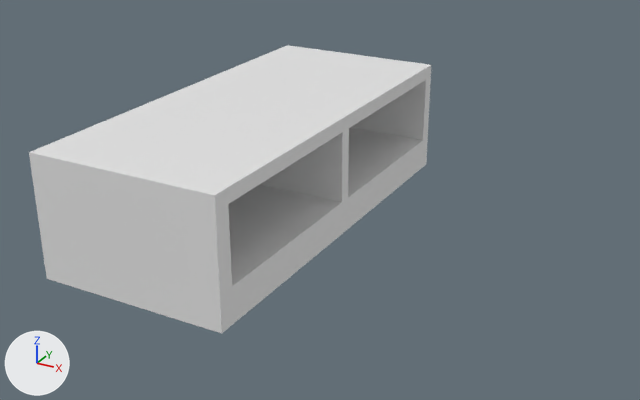
One commit to the Blender file .blender_models/drawers.blend: the scene before it, then after it.
The view is the same before and after, from a 50 mm camera at (5.39, -8.34, 4.09) aimed at (0.94, -0.26, 0.05). The lights are fixed; the arrows at lower left show +X, +Y and +Z. The first picture is the older version.

Before the edit, the objects in view are built like this:
```python
me_cube = bpy.data.meshes.new('Cube')
me_cube.from_pydata(...)  # 27 vertices, 17 faces; spans x -1.0..1.0, y -1.0..1.0, z -1.0..1.0
me_cube.materials.append(mat_material)  # white #e7e7e7
me_cube_003 = bpy.data.meshes.new('Cube.003')
me_cube_003.from_pydata(...)  # a box spanning x -1.0..1.0, y -1.0..1.0, z -1.0..1.0
me_cube_003.materials.append(mat_material_003)  # white #e7e7e7
me_cube_004 = bpy.data.meshes.new('Cube.004')
me_cube_004.from_pydata(...)  # a box spanning x -1.0..1.0, y -1.0..1.0, z -1.0..1.0
me_cube_004.materials.append(mat_material_004)  # white #e7e7e7
ob_cube = bpy.data.objects.new('Cube', me_cube)
ob_cube.location = (0.0, 0.0, 0.279)
ob_cube.scale = (1.12, 2.5, 0.71)
ob_cube_003 = bpy.data.objects.new('Cube.003', me_cube_003)
ob_cube_003.location = (0.198, 1.214, 0.401)
ob_cube_003.scale = (0.954, 1.12, 0.425)
ob_cube_003.hide_set(True)
ob_cube_004 = bpy.data.objects.new('Cube.004', me_cube_004)
ob_cube_004.location = (0.198, -1.18, 0.401)
ob_cube_004.scale = (0.954, 1.12, 0.425)
ob_cube_004.hide_set(True)
```
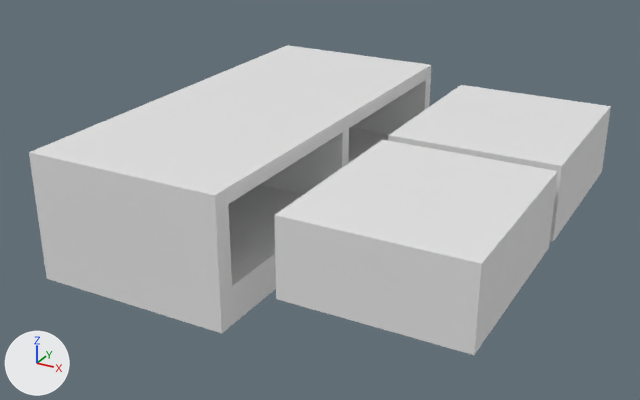
Commit message: Pull drawers out

Boxes [x1, y1, x2, y2] around the edits, measured in the pictures (640 x 400 px):
'Cube.004', shown
    after: [274, 140, 558, 355]
'Cube.003', shown
    after: [388, 85, 611, 242]

Diff of the bpy script that builds the scene:
```diff
--- a/.blender_models/drawers.blend.py
+++ b/.blender_models/drawers.blend.py
@@ ob_cube_003 @@
 ob_cube_003 = bpy.data.objects.new('Cube.003', me_cube_003)
-ob_cube_003.location = (0.198, 1.214, 0.401)
+ob_cube_003.location = (2.558, 1.214, 0.401)
 ob_cube_003.scale = (0.954, 1.12, 0.425)
-ob_cube_003.hide_set(True)
@@ ob_cube_004 @@
 ob_cube_004 = bpy.data.objects.new('Cube.004', me_cube_004)
-ob_cube_004.location = (0.198, -1.18, 0.401)
+ob_cube_004.location = (2.558, -1.18, 0.401)
 ob_cube_004.scale = (0.954, 1.12, 0.425)
-ob_cube_004.hide_set(True)
```
